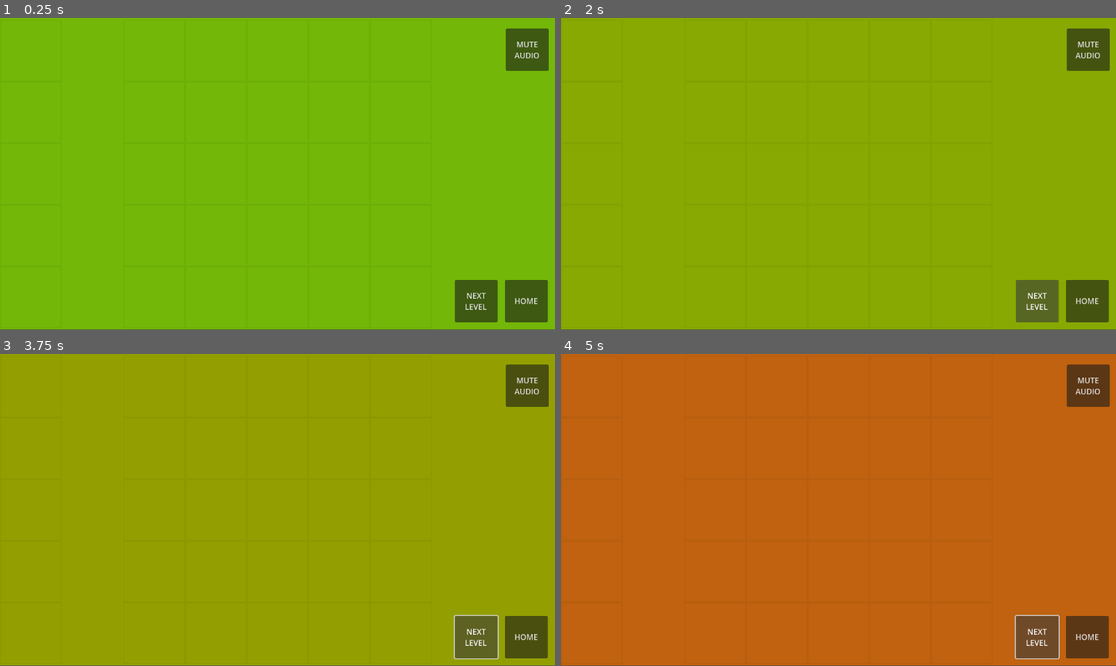
Above: before the commit, frames 1-4 (two rows, left to right).
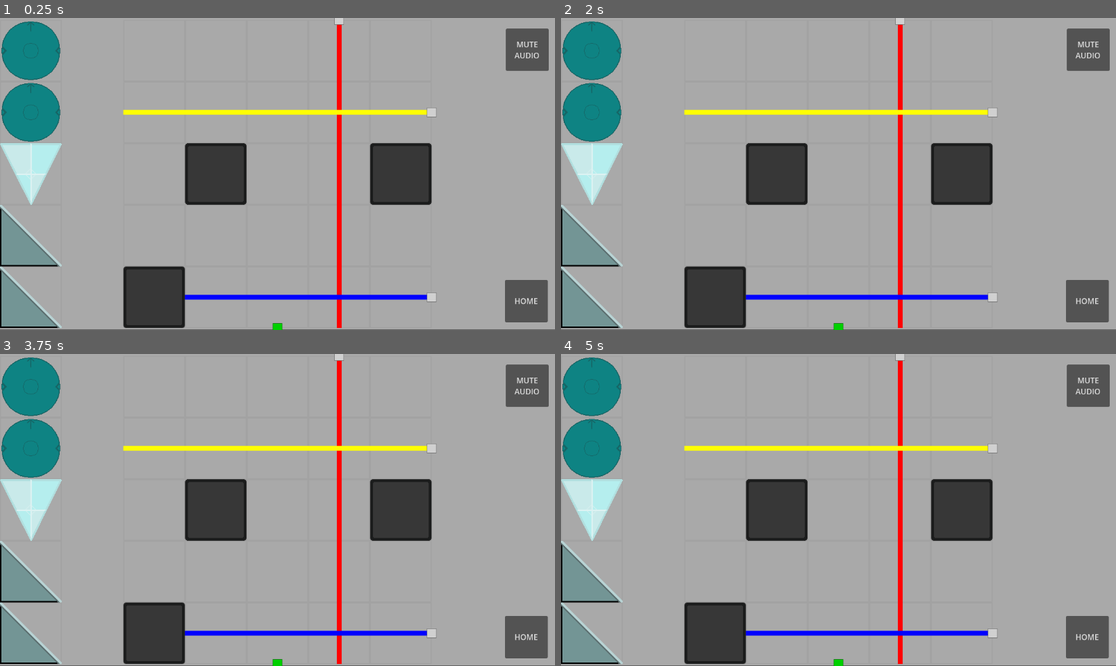
Above: after the commit, the same moments.

Repository: Phijo1/Prisma
Game: Godot game, scene res://levels/level16.tscn
Same seed, same stepped clock (60 frames per second), same inputs: the game is played once before the commit and once after it. This scene is started directly instead of the project's main scene. Sound files missing from this copy of the repository are replaced by a short silence.
Inputs (mouse positions are in pixels of both pictures, inside the frame that each line leads up to):
- Up to frame 1 (0.25 s): no input
- Up to frame 2 (2 s): click (1038, 301) at 0.5 s, where only the run before the commit has a clickable "NEXT LEVEL"; click (1038, 301) at 1.25 s, where only the run before the commit has a clickable "NEXT LEVEL"
- Up to frame 3 (3.75 s): click (477, 637) at 2 s, where only the run before the commit has a clickable "NEXT LEVEL"; click (477, 637) at 2.75 s, where only the run before the commit has a clickable "NEXT LEVEL"; click (477, 637) at 3.5 s, where only the run before the commit has a clickable "NEXT LEVEL"
- Up to frame 4 (5 s): click (1038, 637) at 4.25 s, where only the run before the commit has a clickable "NEXT LEVEL"

The runs differ from the first frame. In frame 1, 100% of the frame differs, in the area x 0-100%, y 0-100%; in frame 2, 100%; in frame 3, 100%; in frame 4, 100%.

Commit message:
Adding levels

Diff:
--- a/levels/level15.tscn
+++ b/levels/level15.tscn
@@ -1,9 +1,12 @@
-[gd_scene load_steps=7 format=3 uid="uid://d22e0jlfv8sy0"]
+[gd_scene load_steps=10 format=3 uid="uid://d22e0jlfv8sy0"]
 
 [ext_resource type="Script" uid="uid://frcp702o3bx" path="res://level.gd" id="1_jfr8v"]
 [ext_resource type="PackedScene" uid="uid://dieejrp8kpwab" path="res://empty_grid.tscn" id="2_ck5vp"]
 [ext_resource type="Script" uid="uid://cawewskl8jt4h" path="res://color_rect.gd" id="2_t8d5p"]
 [ext_resource type="PackedScene" uid="uid://b7yokb5iixl7i" path="res://menus/hud.tscn" id="3_t8d5p"]
+[ext_resource type="PackedScene" uid="uid://bykhrc6vnbjhf" path="res://filter.tscn" id="4_aradp"]
+[ext_resource type="PackedScene" uid="uid://do10hshkcgjm" path="res://block.tscn" id="4_hra0b"]
+[ext_resource type="PackedScene" uid="uid://dta3q7vfg4hxv" path="res://mirror.tscn" id="5_hra0b"]
 [ext_resource type="PackedScene" uid="uid://dnts7v2007dgu" path="res://sfx/AudioPlayer.tscn" id="5_t8d5p"]
 [ext_resource type="PackedScene" uid="uid://drpf67f4lhmdq" path="res://sfx/MusicPlayer.tscn" id="6_3045h"]
 
@@ -49,6 +52,7 @@
 
 [node name="EmptyGrid2" parent="CanvasLayer/RayGrid" instance=ExtResource("2_ck5vp")]
 layout_mode = 2
+source = [7, 1]
 
 [node name="EmptyGrid3" parent="CanvasLayer/RayGrid" instance=ExtResource("2_ck5vp")]
 layout_mode = 2
@@ -64,6 +68,8 @@
 
 [node name="EmptyGrid7" parent="CanvasLayer/RayGrid" instance=ExtResource("2_ck5vp")]
 layout_mode = 2
+
+[node name="Block" parent="CanvasLayer/RayGrid/EmptyGrid7" instance=ExtResource("4_hra0b")]
 
 [node name="EmptyGrid8" parent="CanvasLayer/RayGrid" instance=ExtResource("2_ck5vp")]
 layout_mode = 2
@@ -88,9 +94,11 @@
 
 [node name="EmptyGrid15" parent="CanvasLayer/RayGrid" instance=ExtResource("2_ck5vp")]
 layout_mode = 2
+source = [5, 2]
 
 [node name="EmptyGrid16" parent="CanvasLayer/RayGrid" instance=ExtResource("2_ck5vp")]
 layout_mode = 2
+dest = [4, 4]
 
 [node name="EmptyGrid17" parent="CanvasLayer/RayGrid" instance=ExtResource("2_ck5vp")]
 layout_mode = 2
@@ -109,6 +117,7 @@
 
 [node name="EmptyGrid22" parent="CanvasLayer/RayGrid" instance=ExtResource("2_ck5vp")]
 layout_mode = 2
+dest = [3, 3]
 
 [node name="EmptyGrid23" parent="CanvasLayer/RayGrid" instance=ExtResource("2_ck5vp")]
 layout_mode = 2
@@ -134,17 +143,27 @@
 [node name="EmptyGrid" parent="CanvasLayer/PrismGrid" instance=ExtResource("2_ck5vp")]
 layout_mode = 2
 
+[node name="Filter" parent="CanvasLayer/PrismGrid/EmptyGrid" instance=ExtResource("4_aradp")]
+
 [node name="EmptyGrid2" parent="CanvasLayer/PrismGrid" instance=ExtResource("2_ck5vp")]
 layout_mode = 2
+
+[node name="Mirror" parent="CanvasLayer/PrismGrid/EmptyGrid2" instance=ExtResource("5_hra0b")]
 
 [node name="EmptyGrid3" parent="CanvasLayer/PrismGrid" instance=ExtResource("2_ck5vp")]
 layout_mode = 2
 
+[node name="Mirror" parent="CanvasLayer/PrismGrid/EmptyGrid3" instance=ExtResource("5_hra0b")]
+
 [node name="EmptyGrid4" parent="CanvasLayer/PrismGrid" instance=ExtResource("2_ck5vp")]
 layout_mode = 2
 
+[node name="Mirror" parent="CanvasLayer/PrismGrid/EmptyGrid4" instance=ExtResource("5_hra0b")]
+
 [node name="EmptyGrid5" parent="CanvasLayer/PrismGrid" instance=ExtResource("2_ck5vp")]
 layout_mode = 2
+
+[node name="Mirror" parent="CanvasLayer/PrismGrid/EmptyGrid5" instance=ExtResource("5_hra0b")]
 
 [node name="HUD" parent="." instance=ExtResource("3_t8d5p")]
 
--- a/levels/level16.tscn
+++ b/levels/level16.tscn
@@ -1,10 +1,14 @@
-[gd_scene load_steps=7 format=3 uid="uid://e7eoporwt8y6"]
+[gd_scene load_steps=11 format=3 uid="uid://e7eoporwt8y6"]
 
 [ext_resource type="Script" uid="uid://frcp702o3bx" path="res://level.gd" id="1_40nfb"]
 [ext_resource type="Script" uid="uid://cawewskl8jt4h" path="res://color_rect.gd" id="2_5w76k"]
 [ext_resource type="PackedScene" uid="uid://dieejrp8kpwab" path="res://empty_grid.tscn" id="3_oporg"]
 [ext_resource type="PackedScene" uid="uid://b7yokb5iixl7i" path="res://menus/hud.tscn" id="4_0o7dn"]
+[ext_resource type="PackedScene" uid="uid://dd8km2o6vd228" path="res://combiner.tscn" id="4_iua1f"]
+[ext_resource type="PackedScene" uid="uid://do10hshkcgjm" path="res://block.tscn" id="4_oo3un"]
 [ext_resource type="PackedScene" uid="uid://dnts7v2007dgu" path="res://sfx/AudioPlayer.tscn" id="5_iua1f"]
+[ext_resource type="PackedScene" uid="uid://c3v2pel6k0shv" path="res://splitter.tscn" id="5_oo3un"]
+[ext_resource type="PackedScene" uid="uid://dta3q7vfg4hxv" path="res://mirror.tscn" id="6_ddm4x"]
 [ext_resource type="PackedScene" uid="uid://drpf67f4lhmdq" path="res://sfx/MusicPlayer.tscn" id="6_oo3un"]
 
 [node name="Level" type="Node2D"]
@@ -55,6 +59,7 @@
 
 [node name="EmptyGrid4" parent="CanvasLayer/RayGrid" instance=ExtResource("3_oporg")]
 layout_mode = 2
+source = [2, 1]
 
 [node name="EmptyGrid5" parent="CanvasLayer/RayGrid" instance=ExtResource("3_oporg")]
 layout_mode = 2
@@ -73,12 +78,15 @@
 
 [node name="EmptyGrid10" parent="CanvasLayer/RayGrid" instance=ExtResource("3_oporg")]
 layout_mode = 2
+source = [4, 2]
 
 [node name="EmptyGrid11" parent="CanvasLayer/RayGrid" instance=ExtResource("3_oporg")]
 layout_mode = 2
 
 [node name="EmptyGrid12" parent="CanvasLayer/RayGrid" instance=ExtResource("3_oporg")]
 layout_mode = 2
+
+[node name="Block" parent="CanvasLayer/RayGrid/EmptyGrid12" instance=ExtResource("4_oo3un")]
 
 [node name="EmptyGrid13" parent="CanvasLayer/RayGrid" instance=ExtResource("3_oporg")]
 layout_mode = 2
@@ -88,6 +96,8 @@
 
 [node name="EmptyGrid15" parent="CanvasLayer/RayGrid" instance=ExtResource("3_oporg")]
 layout_mode = 2
+
+[node name="Block" parent="CanvasLayer/RayGrid/EmptyGrid15" instance=ExtResource("4_oo3un")]
 
 [node name="EmptyGrid16" parent="CanvasLayer/RayGrid" instance=ExtResource("3_oporg")]
 layout_mode = 2
@@ -107,17 +117,21 @@
 [node name="EmptyGrid21" parent="CanvasLayer/RayGrid" instance=ExtResource("3_oporg")]
 layout_mode = 2
 
+[node name="Block" parent="CanvasLayer/RayGrid/EmptyGrid21" instance=ExtResource("4_oo3un")]
+
 [node name="EmptyGrid22" parent="CanvasLayer/RayGrid" instance=ExtResource("3_oporg")]
 layout_mode = 2
 
 [node name="EmptyGrid23" parent="CanvasLayer/RayGrid" instance=ExtResource("3_oporg")]
 layout_mode = 2
+dest = [6, 3]
 
 [node name="EmptyGrid24" parent="CanvasLayer/RayGrid" instance=ExtResource("3_oporg")]
 layout_mode = 2
 
 [node name="EmptyGrid25" parent="CanvasLayer/RayGrid" instance=ExtResource("3_oporg")]
 layout_mode = 2
+source = [3, 2]
 
 [node name="PrismGrid" type="GridContainer" parent="CanvasLayer"]
 unique_name_in_owner = true
@@ -134,17 +148,27 @@
 [node name="EmptyGrid" parent="CanvasLayer/PrismGrid" instance=ExtResource("3_oporg")]
 layout_mode = 2
 
+[node name="Combiner" parent="CanvasLayer/PrismGrid/EmptyGrid" instance=ExtResource("4_iua1f")]
+
 [node name="EmptyGrid2" parent="CanvasLayer/PrismGrid" instance=ExtResource("3_oporg")]
 layout_mode = 2
+
+[node name="Combiner" parent="CanvasLayer/PrismGrid/EmptyGrid2" instance=ExtResource("4_iua1f")]
 
 [node name="EmptyGrid3" parent="CanvasLayer/PrismGrid" instance=ExtResource("3_oporg")]
 layout_mode = 2
 
+[node name="Splitter" parent="CanvasLayer/PrismGrid/EmptyGrid3" instance=ExtResource("5_oo3un")]
+
 [node name="EmptyGrid4" parent="CanvasLayer/PrismGrid" instance=ExtResource("3_oporg")]
 layout_mode = 2
 
+[node name="Mirror" parent="CanvasLayer/PrismGrid/EmptyGrid4" instance=ExtResource("6_ddm4x")]
+
 [node name="EmptyGrid5" parent="CanvasLayer/PrismGrid" instance=ExtResource("3_oporg")]
 layout_mode = 2
+
+[node name="Mirror" parent="CanvasLayer/PrismGrid/EmptyGrid5" instance=ExtResource("6_ddm4x")]
 
 [node name="HUD" parent="." instance=ExtResource("4_0o7dn")]
 
